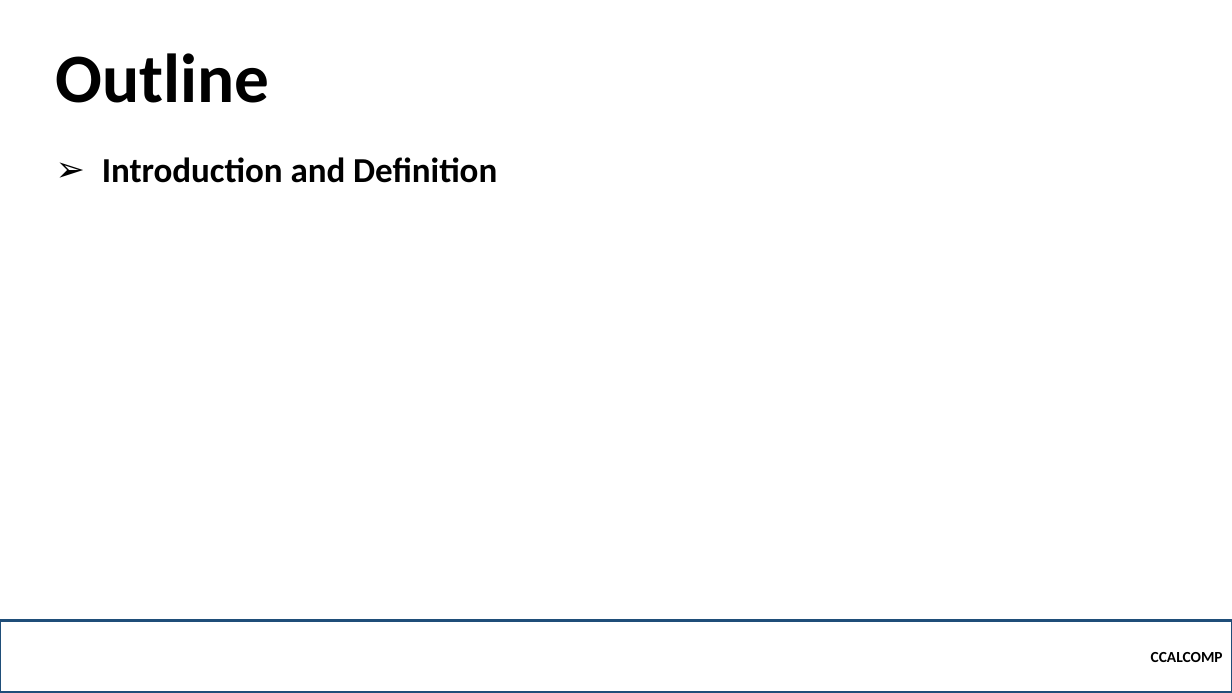
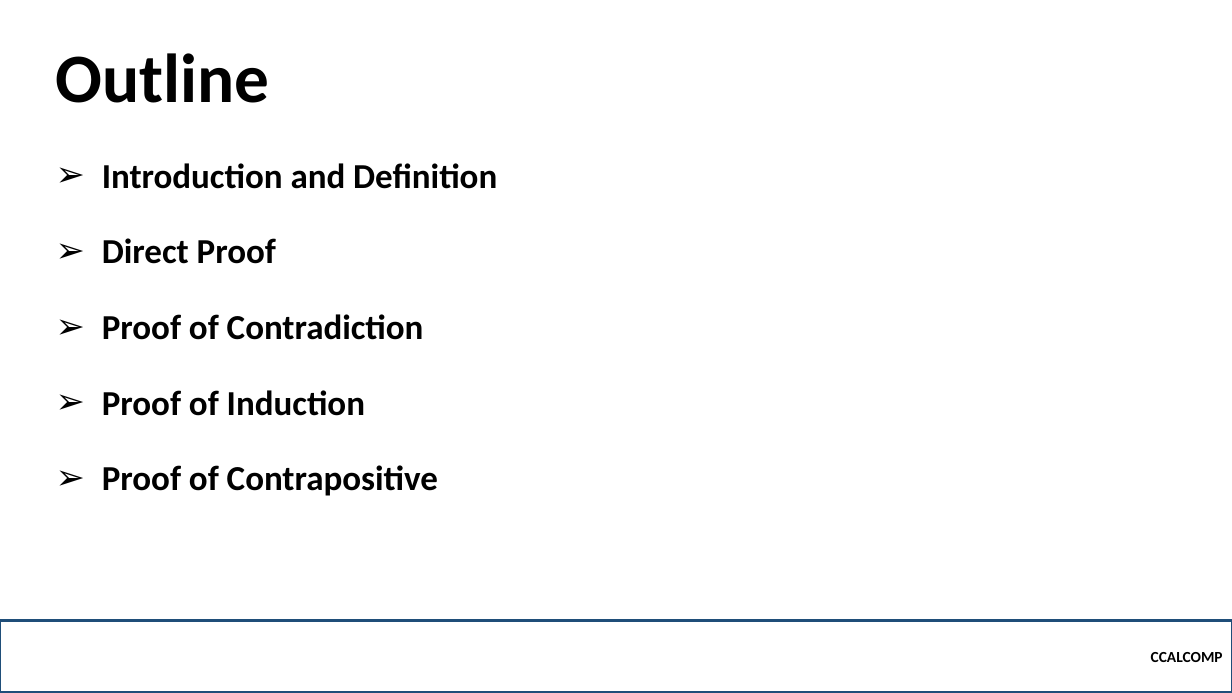
Before and after one commit to robitussin/CCALCOMP, a slide deck: slide 2 of Week 3 - Proofs/Proofs.pptx. Drawn at 1232x693 pixels with LibreOffice and Linux fonts; fonts in the diff are those of the drawing; background and template pictures are left out. Boxes give left, top, right and bottom in pixels: in the first picture for what was removed or moved away, otherwise in the second. Text is boxed around its words. In the diff, an @@ line names an element or a change of style, - is before the commit and + after.

```diff
--- a/Week 3 - Proofs/Proofs.pptx
+++ b/Week 3 - Proofs/Proofs.pptx
@@ text at box(102, 238, 438, 496): paragraphs added @@
+➢ Direct Proof
+➢ Proof of Contradiction
+➢ Proof of Induction
+➢ Proof of Contrapositive
```
Also in this commit, not shown: 6 other slides changed, 5 slides added, 1 slide removed.
